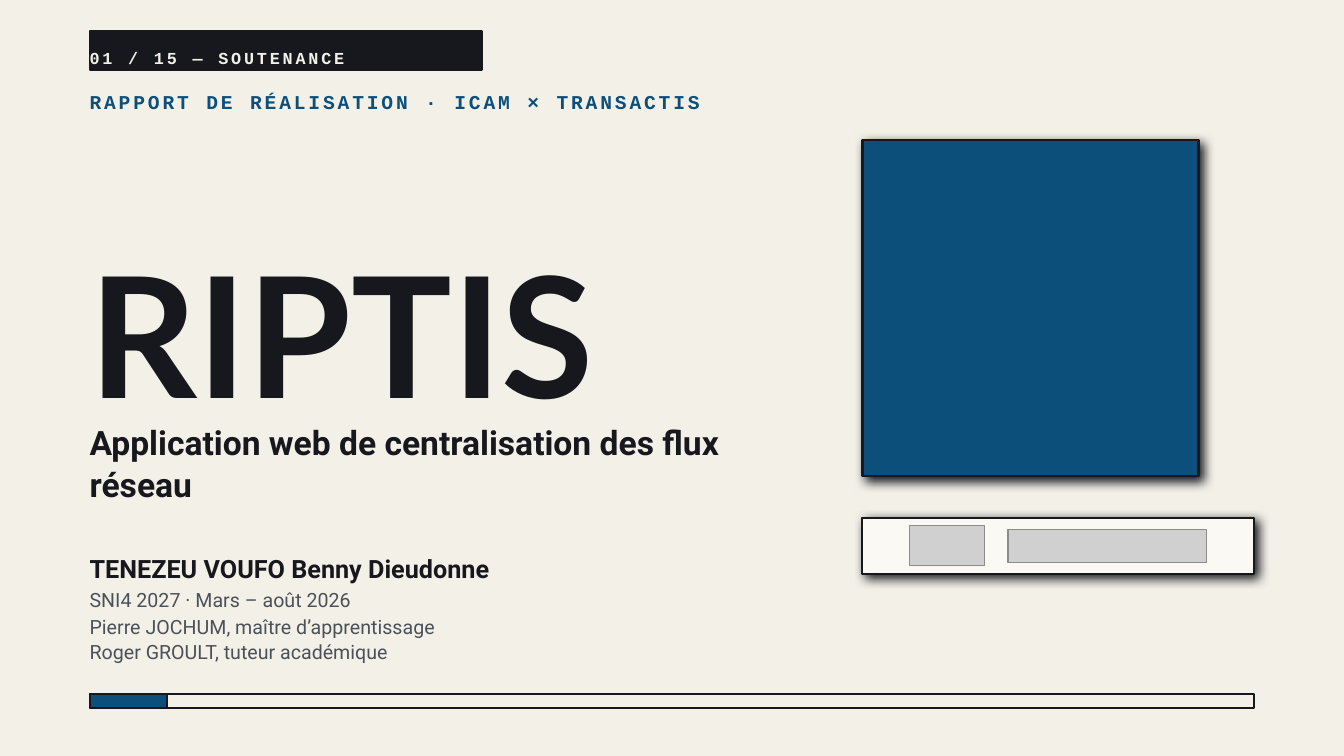
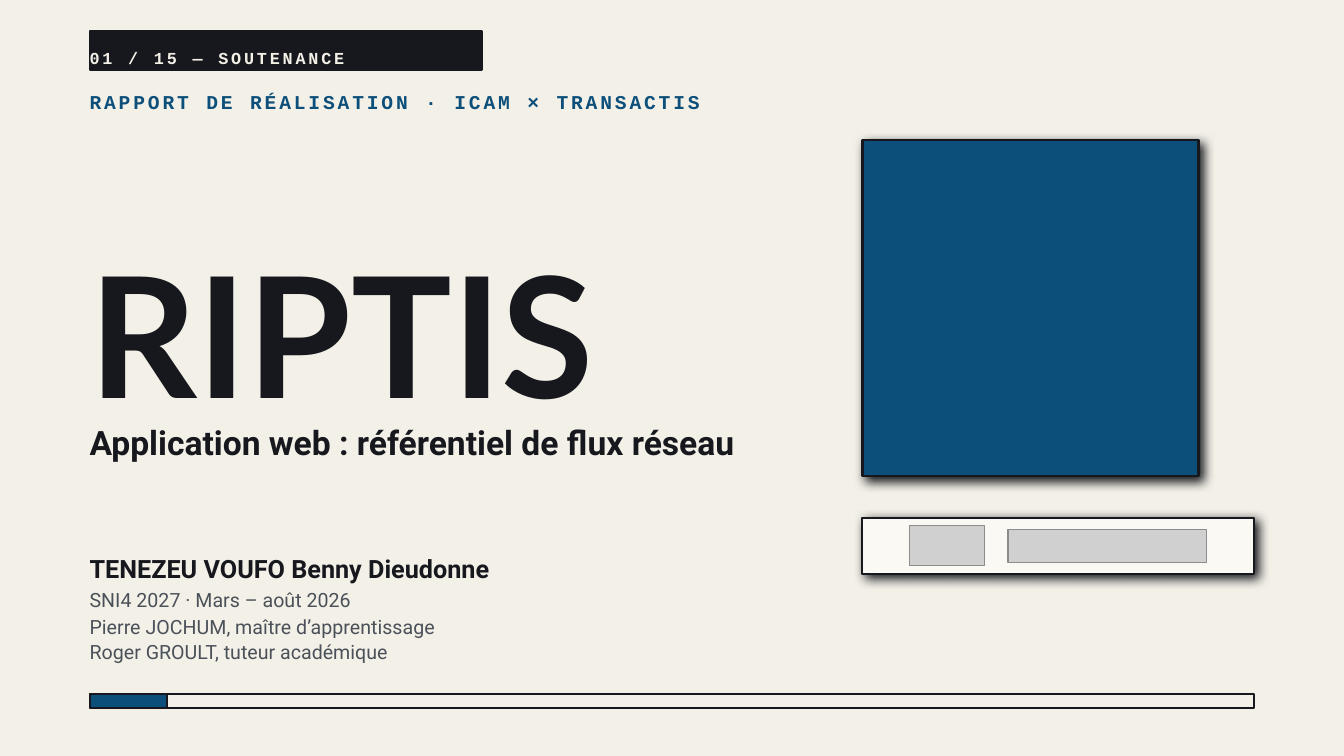
Before and after one commit to falachabt/Icam, a slide deck: slide 1 of Presentation_RIPTIS.pptx. Drawn at 1344x756 pixels with LibreOffice and Linux fonts; fonts in the diff are those of the drawing; grey boxes stand for pictures. Boxes give left, top, right and bottom in pixels: in the first picture for what was removed or moved away, otherwise in the second. Text is boxed around its words. In the diff, an @@ line names an element or a change of style, - is before the commit and + after.

```diff
--- a/Presentation_RIPTIS.pptx
+++ b/Presentation_RIPTIS.pptx
@@ text at bbox=[90, 429, 734, 462]: text changed @@
-Application web de centralisation des flux réseau
+Application web : référentiel de flux réseau
```
Also in this commit, not shown: 6 other slides changed, 3 other files.
